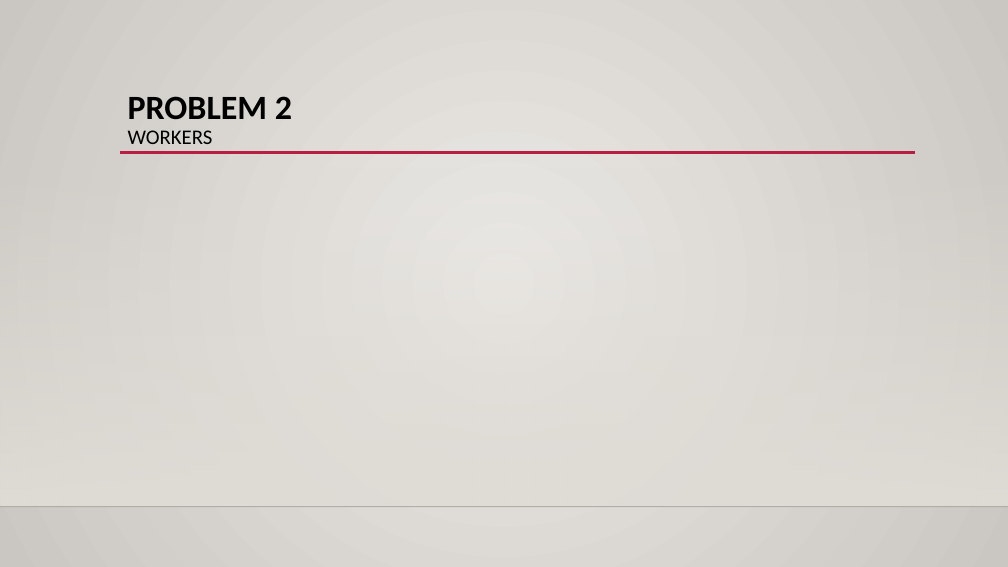
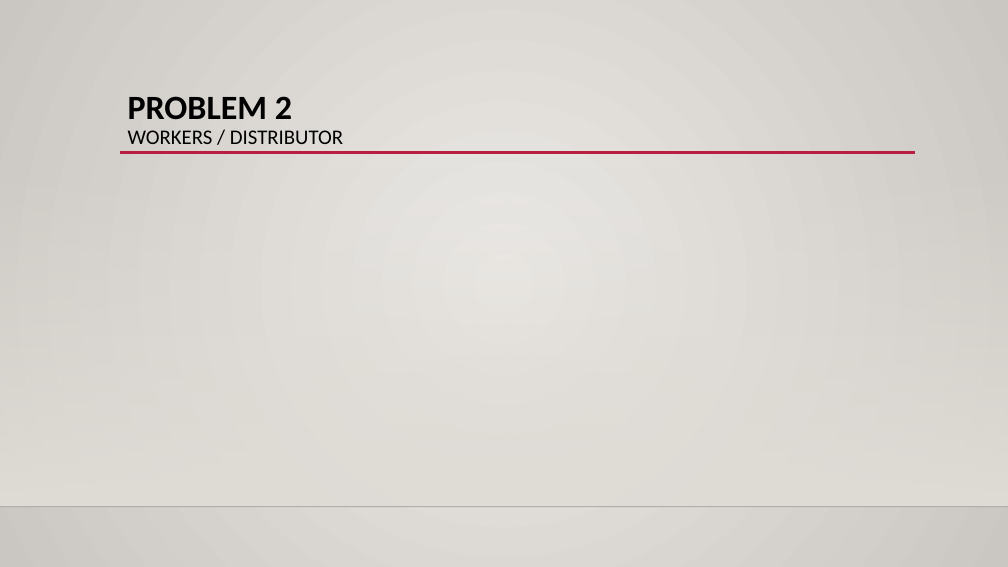
Before and after one commit to xL1fer/CLE_2022_2023, a slide deck: slide 6 of CLE1_T3G5/present.pptx. Drawn at 1008x567 pixels with LibreOffice and Linux fonts; fonts in the diff are those of the drawing; background and template pictures are left out. Boxes give left, top, right and bottom in pixels: in the first picture for what was removed or moved away, otherwise in the second. Text is boxed around its words. In the diff, an @@ line names an element or a change of style, - is before the commit and + after.

Commit message:
update slides

```diff
--- a/CLE1_T3G5/present.pptx
+++ b/CLE1_T3G5/present.pptx
@@ title at (x1=128, y1=96, x2=343, y2=144): text changed; size 32.4 to 19.8 pt; bold off @@
-PROBLEM 2
-WORKERS
+PROBLEM 2
+WORKERS / DISTRIBUTOR
```
Also in this commit, not shown: 2 other slides changed.
